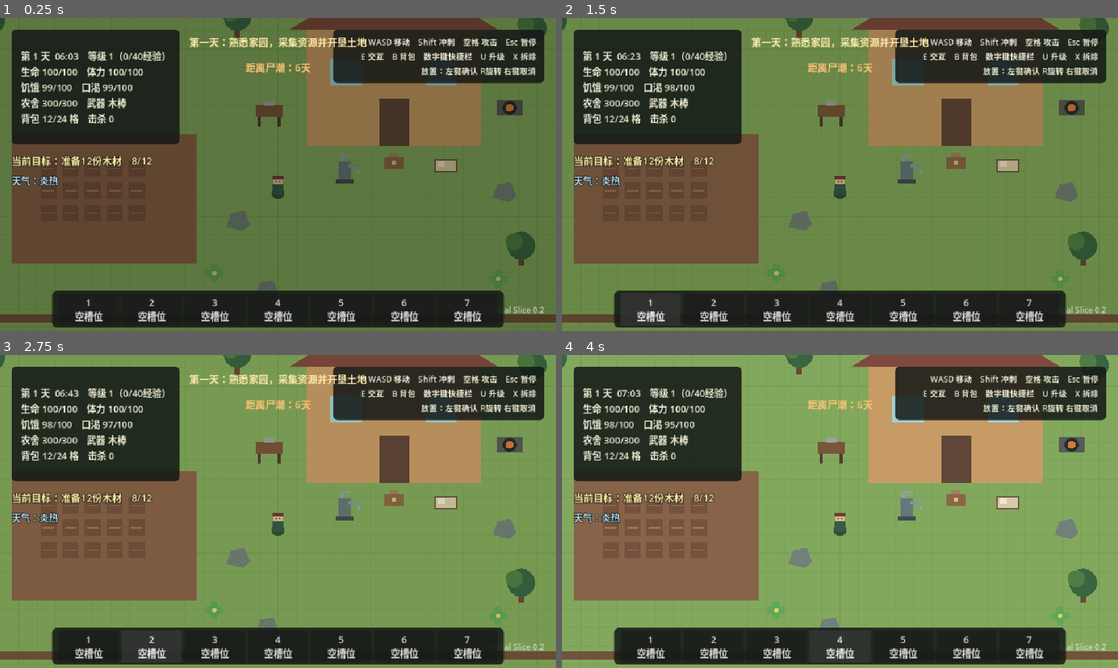
Above: before the commit, frames 1-4 (two rows, left to right).
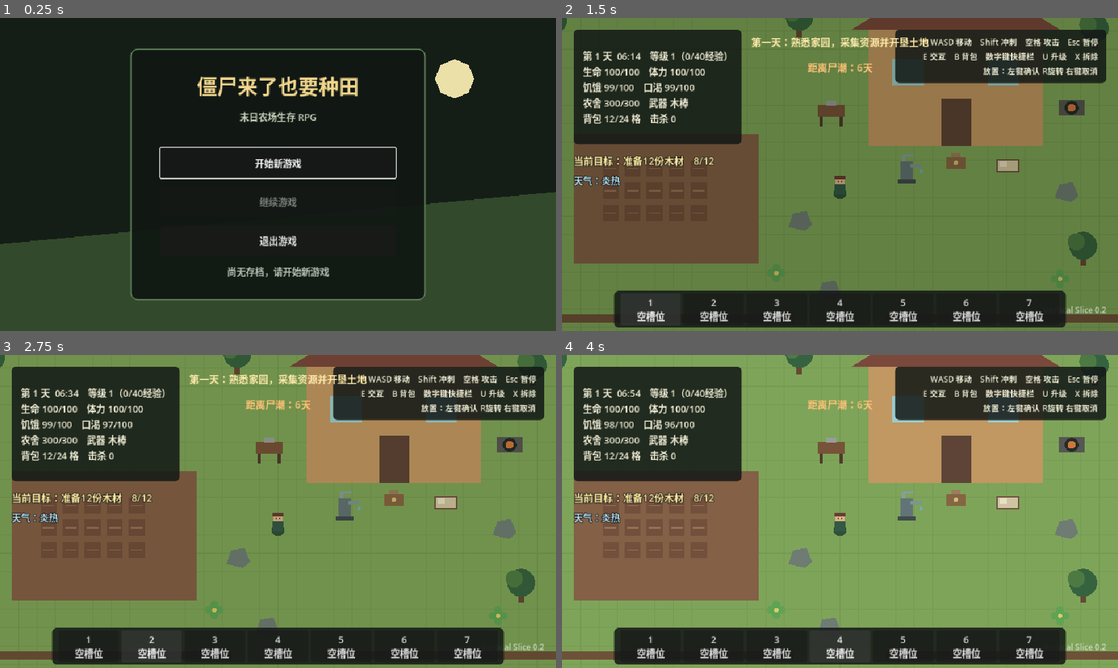
Above: after the commit, the same moments.

Repository: fanfanhappy/zombie-farm-survival
Game: Godot game, scene res://scenes/ui/main_menu.tscn
Two runs of this game, one before a commit and one after it. Both use one fixed random seed, a clock stepped at 60 frames per second and the inputs below. Before the commit the project starts from res://scenes/game/game_world.tscn.
Inputs (mouse positions are in pixels of both pictures, inside the frame that each line leads up to):
- Up to frame 1 (0.25 s): no input
- Up to frame 2 (1.5 s): click (840, 161) at 0.5 s, where only the run after the commit has a clickable "开始新游戏"; click "1 空槽位" at 1.25 s
- Up to frame 3 (2.75 s): click "2 空槽位" at 2 s
- Up to frame 4 (4 s): click "3 空槽位" at 2.75 s; click "4 空槽位" at 3.5 s

The runs differ from the first frame. In frame 1, 84% of the frame differs, in the area x 0-100%, y 0-100%; in frame 2, less than 0.1%; in frame 3, less than 0.1%; in frame 4, less than 0.1%.

Commit message:
新增主菜单与继续游戏流程

Diff:
--- a/project.godot
+++ b/project.godot
@@ -11,7 +11,7 @@
 [application]
 
 config/name="僵尸来了也要种田"
-run/main_scene="res://scenes/game/game_world.tscn"
+run/main_scene="res://scenes/ui/main_menu.tscn"
 config/features=PackedStringArray("4.7", "Forward Plus")
 config/icon="res://icon.svg"
 
--- /dev/null
+++ b/scenes/ui/main_menu.tscn
@@ -0,0 +1,106 @@
+[gd_scene load_steps=3 format=3]
+
+[ext_resource type="Script" path="res://scripts/ui/main_menu.gd" id="1_menu"]
+
+[sub_resource type="StyleBoxFlat" id="StyleBox_menu"]
+bg_color = Color(0.065, 0.09, 0.074, 0.94)
+border_width_left = 2
+border_width_top = 2
+border_width_right = 2
+border_width_bottom = 2
+border_color = Color(0.35, 0.48, 0.33, 1)
+corner_radius_top_left = 12
+corner_radius_top_right = 12
+corner_radius_bottom_right = 12
+corner_radius_bottom_left = 12
+
+[node name="MainMenu" type="Control"]
+layout_mode = 3
+anchors_preset = 15
+anchor_right = 1.0
+anchor_bottom = 1.0
+grow_horizontal = 2
+grow_vertical = 2
+script = ExtResource("1_menu")
+
+[node name="Background" type="ColorRect" parent="."]
+layout_mode = 1
+anchors_preset = 15
+anchor_right = 1.0
+anchor_bottom = 1.0
+grow_horizontal = 2
+grow_vertical = 2
+color = Color(0.08, 0.12, 0.09, 1)
+mouse_filter = 2
+
+[node name="Ground" type="Polygon2D" parent="."]
+polygon = PackedVector2Array(0, 390, 960, 300, 960, 540, 0, 540)
+color = Color(0.2, 0.29, 0.17, 1)
+
+[node name="Moon" type="Polygon2D" parent="."]
+position = Vector2(785, 105)
+polygon = PackedVector2Array(-34, 0, -24, -24, 0, -34, 24, -24, 34, 0, 24, 24, 0, 34, -24, 24)
+color = Color(0.92, 0.88, 0.66, 1)
+
+[node name="Center" type="CenterContainer" parent="."]
+layout_mode = 1
+anchors_preset = 15
+anchor_right = 1.0
+anchor_bottom = 1.0
+grow_horizontal = 2
+grow_vertical = 2
+
+[node name="Menu" type="PanelContainer" parent="Center"]
+custom_minimum_size = Vector2(510, 390)
+layout_mode = 2
+theme_override_styles/panel = SubResource("StyleBox_menu")
+
+[node name="Margin" type="MarginContainer" parent="Center/Menu"]
+layout_mode = 2
+theme_override_constants/margin_left = 50
+theme_override_constants/margin_top = 36
+theme_override_constants/margin_right = 50
+theme_override_constants/margin_bottom = 36
+
+[node name="Content" type="VBoxContainer" parent="Center/Menu/Margin"]
+layout_mode = 2
+theme_override_constants/separation = 15
+
+[node name="Title" type="Label" parent="Center/Menu/Margin/Content"]
+layout_mode = 2
+theme_override_colors/font_color = Color(0.94, 0.84, 0.55, 1)
+theme_override_font_sizes/font_size = 35
+text = "僵尸来了也要种田"
+horizontal_alignment = 1
+
+[node name="Subtitle" type="Label" parent="Center/Menu/Margin/Content"]
+layout_mode = 2
+theme_override_colors/font_color = Color(0.76, 0.81, 0.72, 1)
+theme_override_font_sizes/font_size = 16
+text = "末日农场生存 RPG"
+horizontal_alignment = 1
+
+[node name="Spacer" type="Control" parent="Center/Menu/Margin/Content"]
+custom_minimum_size = Vector2(0, 12)
+layout_mode = 2
+
+[node name="NewGameButton" type="Button" parent="Center/Menu/Margin/Content"]
+custom_minimum_size = Vector2(0, 52)
+layout_mode = 2
+text = "开始新游戏"
+
+[node name="ContinueButton" type="Button" parent="Center/Menu/Margin/Content"]
+custom_minimum_size = Vector2(0, 52)
+layout_mode = 2
+text = "继续游戏"
+
+[node name="QuitButton" type="Button" parent="Center/Menu/Margin/Content"]
+custom_minimum_size = Vector2(0, 52)
+layout_mode = 2
+text = "退出游戏"
+
+[node name="SaveHint" type="Label" parent="Center/Menu/Margin/Content"]
+layout_mode = 2
+theme_override_colors/font_color = Color(0.72, 0.76, 0.7, 1)
+text = "存档状态"
+horizontal_alignment = 1
--- a/scripts/core/game_controller.gd
+++ b/scripts/core/game_controller.gd
@@ -73,7 +73,10 @@
 	$HUD/PauseOverlay/PausePanel/Margin/Buttons/Load.pressed.connect(load_game)
 	$HUD/PauseOverlay/PausePanel/Margin/Buttons/Quit.pressed.connect(get_tree().quit)
 	_update_hud()
-	show_message("第一天：熟悉家园，采集资源并开垦土地")
+	if SaveSystem.consume_load_request():
+		load_game()
+	else:
+		show_message("第一天：熟悉家园，采集资源并开垦土地")
 
 
 func _process(delta: float) -> void:
--- a/scripts/systems/save/save_system.gd
+++ b/scripts/systems/save/save_system.gd
@@ -2,6 +2,21 @@
 extends RefCounted
 
 const SAVE_PATH := "user://prototype_save.json"
+static var load_on_game_start := false
+
+
+static func has_save() -> bool:
+	return FileAccess.file_exists(SAVE_PATH)
+
+
+static func request_start(load_existing_save: bool) -> void:
+	load_on_game_start = load_existing_save
+
+
+static func consume_load_request() -> bool:
+	var requested := load_on_game_start
+	load_on_game_start = false
+	return requested
 
 
 static func save_game(data: Dictionary) -> bool:
--- /dev/null
+++ b/scripts/ui/main_menu.gd
@@ -0,0 +1,24 @@
+class_name MainMenu
+extends Control
+
+@onready var continue_button: Button = $Center/Menu/Margin/Content/ContinueButton
+@onready var save_hint: Label = $Center/Menu/Margin/Content/SaveHint
+
+
+func _ready() -> void:
+	continue_button.disabled = not SaveSystem.has_save()
+	save_hint.text = "检测到存档，可以继续上次进度" if SaveSystem.has_save() else "尚无存档，请开始新游戏"
+	$Center/Menu/Margin/Content/NewGameButton.pressed.connect(_start_new_game)
+	continue_button.pressed.connect(_continue_game)
+	$Center/Menu/Margin/Content/QuitButton.pressed.connect(get_tree().quit)
+	$Center/Menu/Margin/Content/NewGameButton.grab_focus()
+
+
+func _start_new_game() -> void:
+	SaveSystem.request_start(false)
+	get_tree().change_scene_to_file("res://scenes/game/game_world.tscn")
+
+
+func _continue_game() -> void:
+	SaveSystem.request_start(true)
+	get_tree().change_scene_to_file("res://scenes/game/game_world.tscn")
Not shown, added: scripts/ui/main_menu.gd.uid
Not shown, changed: README.md
